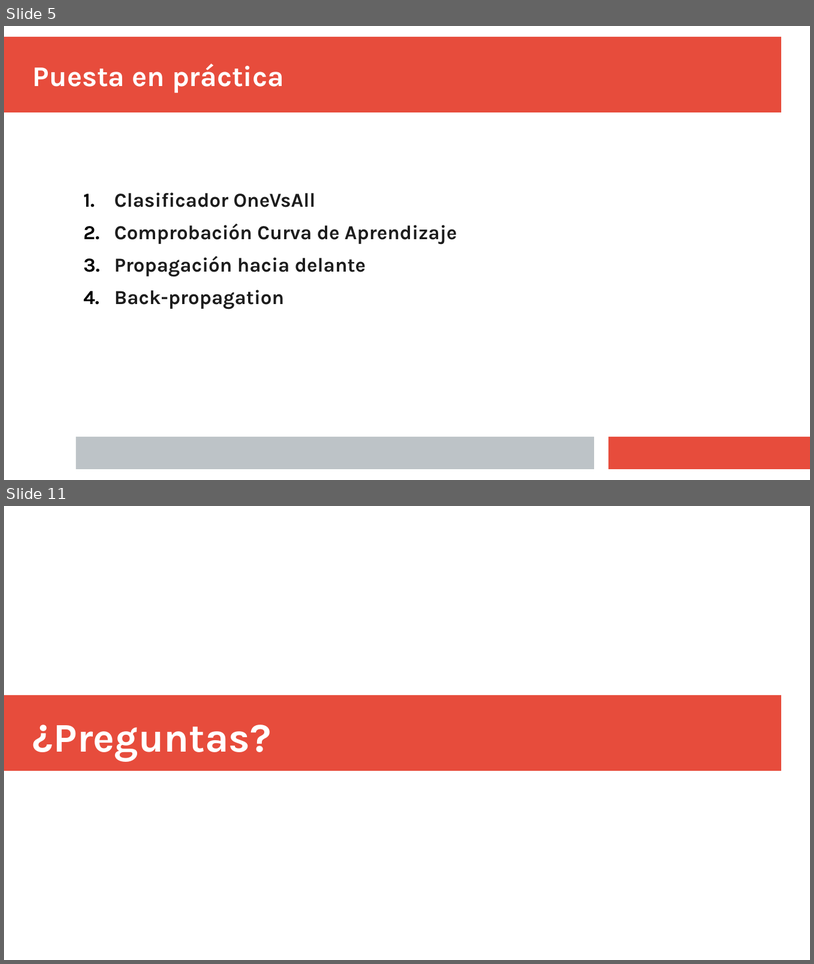
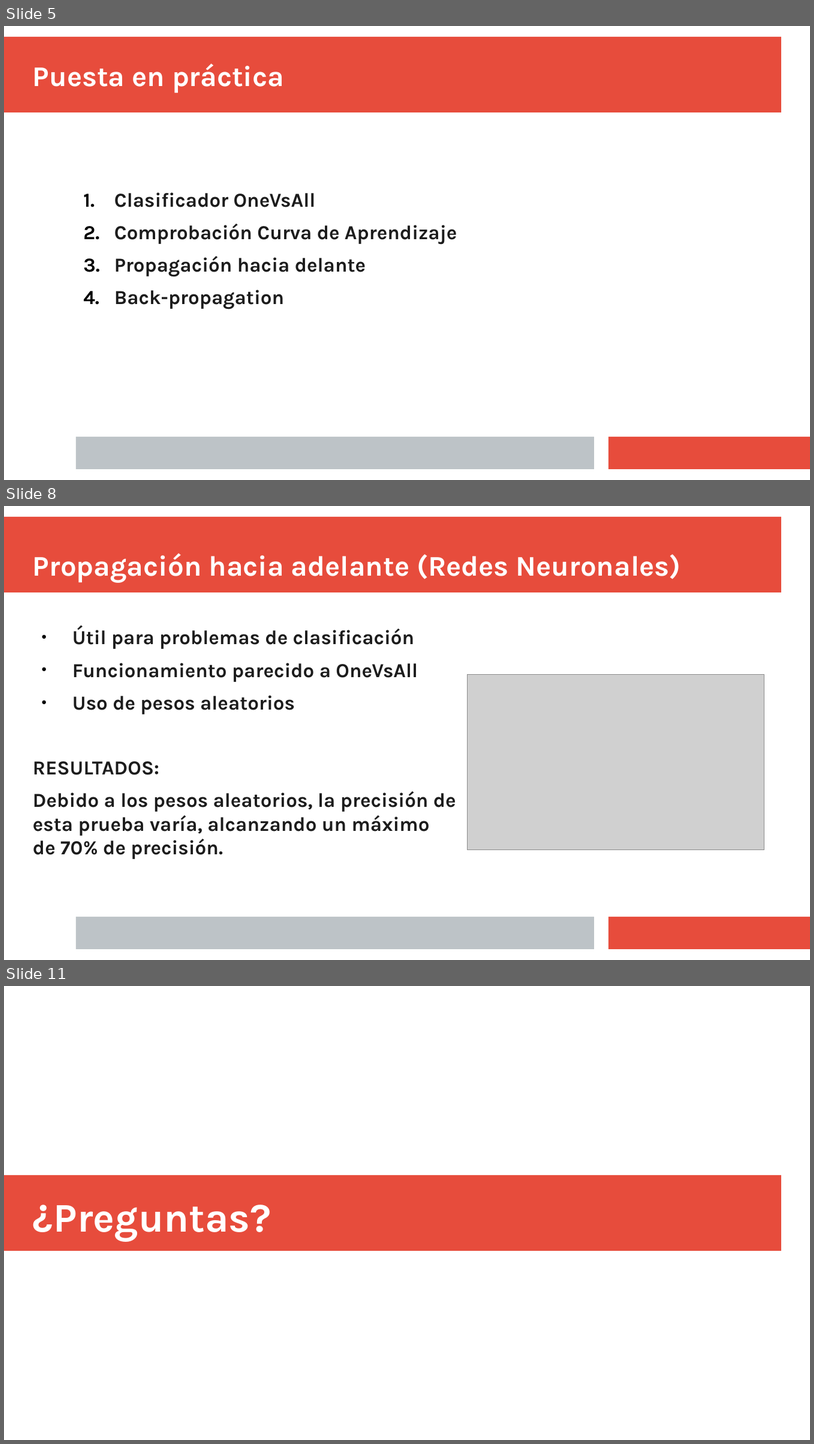
Before and after one commit to Lidiacon/AA, a slide deck: Proyecto/Presentación.odp. Shown one above the other, each under a label of ours: slides 5 and 11 before the commit, slides 5, 8 and 11 after it; the slides between them are not shown. The pictures are 814x964 and 814x1444 pixels, drawn with LibreOffice and Linux fonts; fonts in the diff are those of the drawing; grey boxes stand for pictures. Boxes give left, top, right and bottom in pixels: in the first picture for what was removed or moved away, otherwise in the second. Text is boxed around its words. In the diff, an @@ line names an element or a change of style, - is before the commit and + after.

```diff
--- a/Proyecto/Presentación.odp
+++ b/Proyecto/Presentación.odp
@@ slide 8 added at <box>4,506,810,960</box>, background #FFFFFF; not listed: 3 template elements that a slide beside it also shows @@
@@ title added at <box>33,553,681,583</box>, 28 pt, text #FFFFFF, bold @@
+Propagación hacia adelante (Redes Neuronales)
@@ text added at <box>33,627,456,859</box>, 19.5 pt, text #1C1C1C, bold @@
+● Útil para problemas de clasificación
+● Funcionamiento parecido a OneVsAll
+● Uso de pesos aleatorios
+RESULTADOS:
+Debido a los pesos aleatorios, la precisión de esta prueba varía, alcanzando un máximo de 70% de precisión.
@@ picture added at <box>467,675,765,850</box> @@
```
Also in this commit, not shown: 3 slides changed, 2 other slides added, 3 slides removed.
